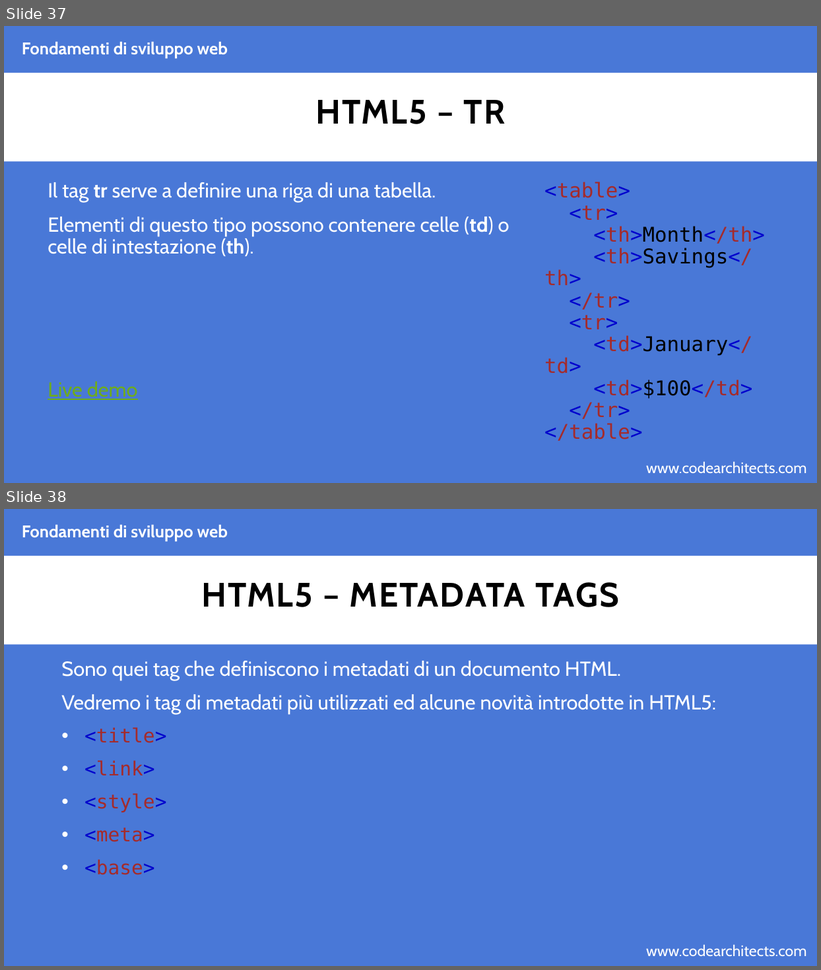
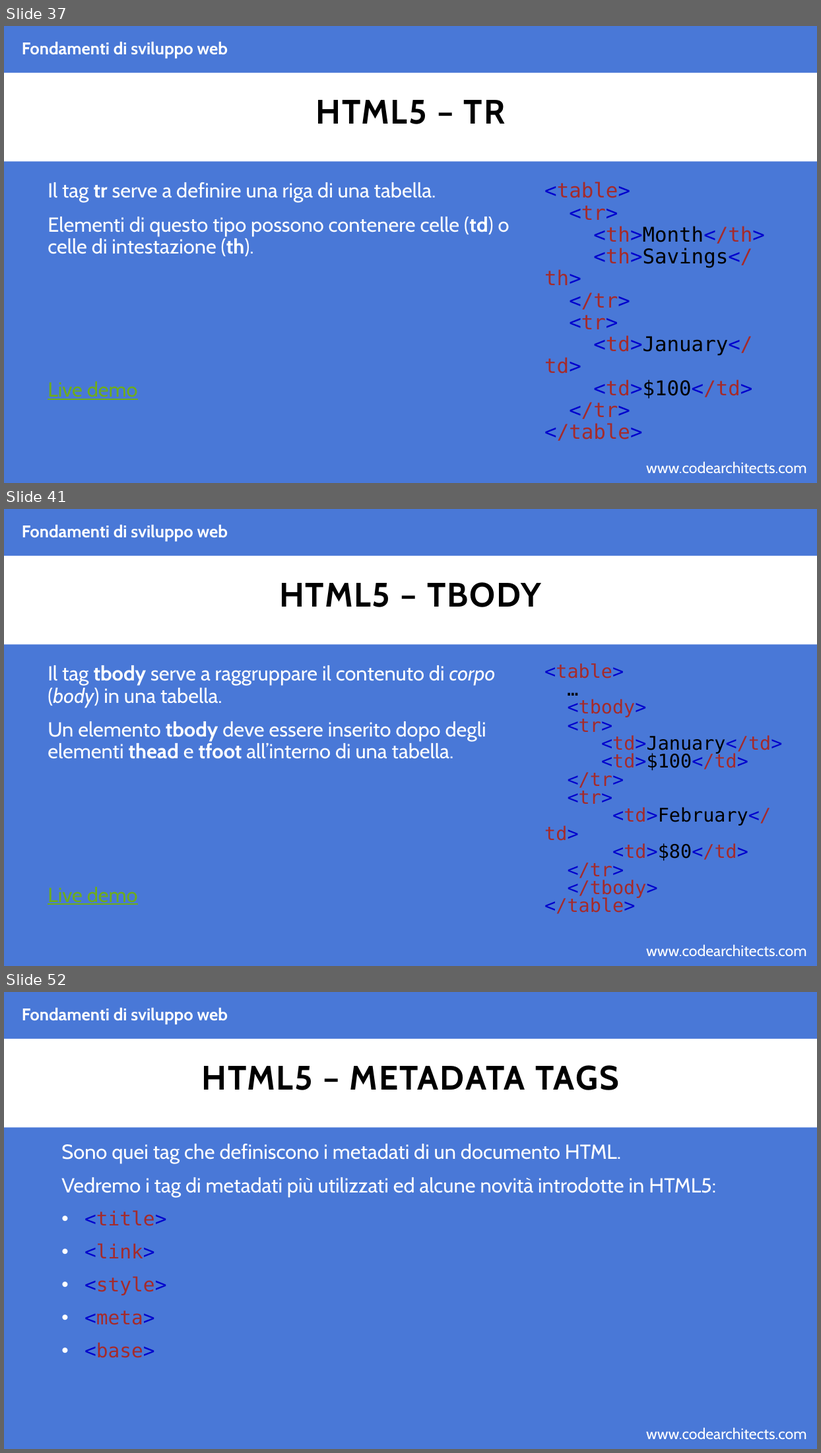
Before and after one commit to CodeArchitectsTraining/fondamenti-sviluppo-web-29052018, a slide deck: slides/html.pptx. Shown one above the other, each under a label of ours: slides 37 and 38 before the commit, slides 37, 41 and 52 after it; the slides between them are not shown. The pictures are 821x970 and 821x1453 pixels, drawn with LibreOffice and Linux fonts; fonts in the diff are those of the drawing; background and template pictures are left out. Boxes give left, top, right and bottom in pixels: in the first picture for what was removed or moved away, otherwise in the second. Text is boxed around its words. In the diff, an @@ line names an element or a change of style, - is before the commit and + after.

Commit message:
adding html slides

```diff
--- a/slides/html.pptx
+++ b/slides/html.pptx
@@ slide 41 added at (x1=4, y1=509, x2=817, y2=966), background #4978D7; not listed: 2 template elements that a slide beside it also shows @@
@@ text added at (x1=22, y1=524, x2=228, y2=541), 20 pt, text #FFFFFF, bold @@
+Fondamenti di sviluppo web
@@ title added at (x1=279, y1=582, x2=542, y2=607), 40 pt, text #000000, bold @@
+HTML5 – TBODY
@@ text added at (x1=48, y1=665, x2=496, y2=905), 24 pt, text #FFFFFF @@
+Il tag tbody serve a raggruppare il contenuto di corpo (body) in una tabella.
+Un elemento tbody deve essere inserito dopo degli elementi thead e tfoot all’interno di una tabella.
+Live demo
@@ text added at (x1=545, y1=663, x2=783, y2=914), 22.2 pt, text #A52A2A @@
+<table>
+…
+<tbody>
+<tr>
+<td>January</td>
+<td>$100</td>
+</tr>
+<tr>
+<td>February</td>
+<td>$80</td>
+</tr>
+</tbody>
+</table>
@@ what was slide 38 is now slide 52 @@
```
Also in this commit, not shown: 13 other slides added, 2 other files.
